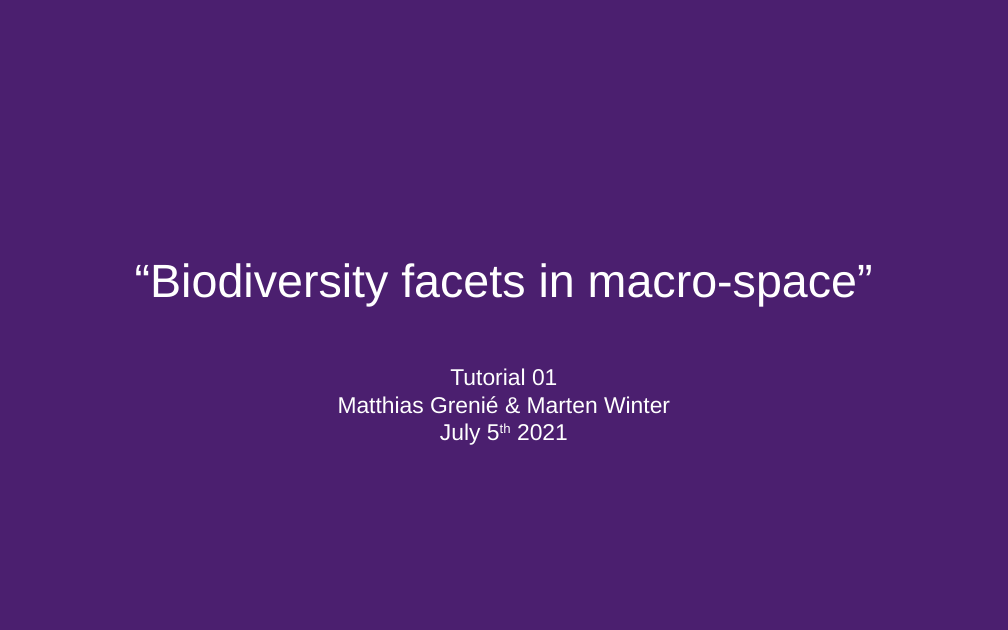
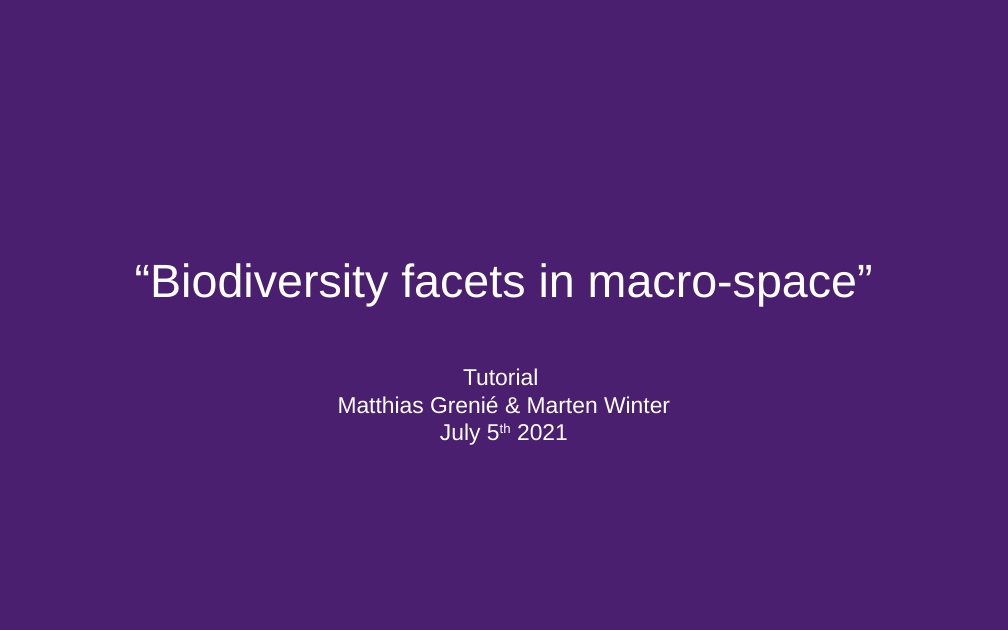
Before and after one commit to Rekyt/biodiversity_facets_tutorial, a slide deck: slide 1 of biodiversity_facets_presentation.odp. Drawn at 1008x630 pixels with LibreOffice and Linux fonts; fonts in the diff are those of the drawing. Boxes give left, top, right and bottom in pixels: in the first picture for what was removed or moved away, otherwise in the second. Text is boxed around its words. In the diff, an @@ line names an element or a change of style, - is before the commit and + after.

```diff
--- a/biodiversity_facets_presentation.odp
+++ b/biodiversity_facets_presentation.odp
@@ text at (338,368,670,445): text changed @@
-Tutorial 01
-Matthias Grenié & Marten Winter
-July 5th 2021
+Tutorial
+Matthias Grenié & Marten Winter
+July 5th 2021
```
Also in this commit, not shown: 6 other slides changed, 1 other file.
